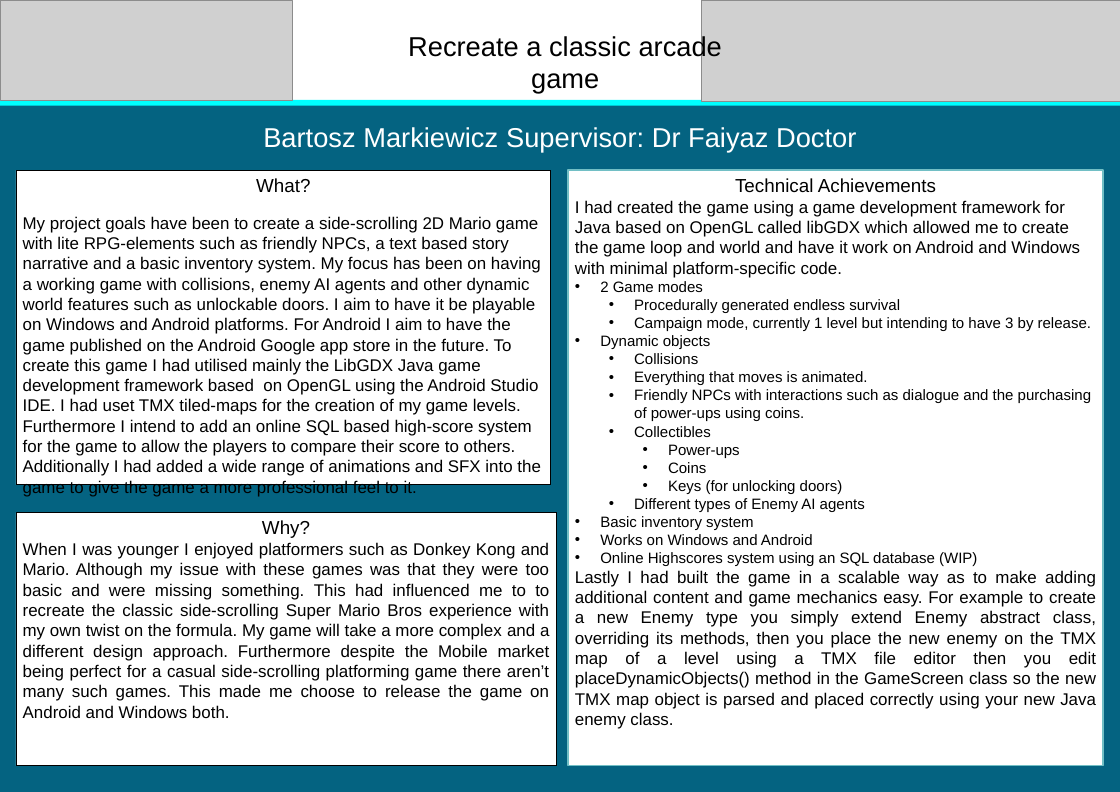
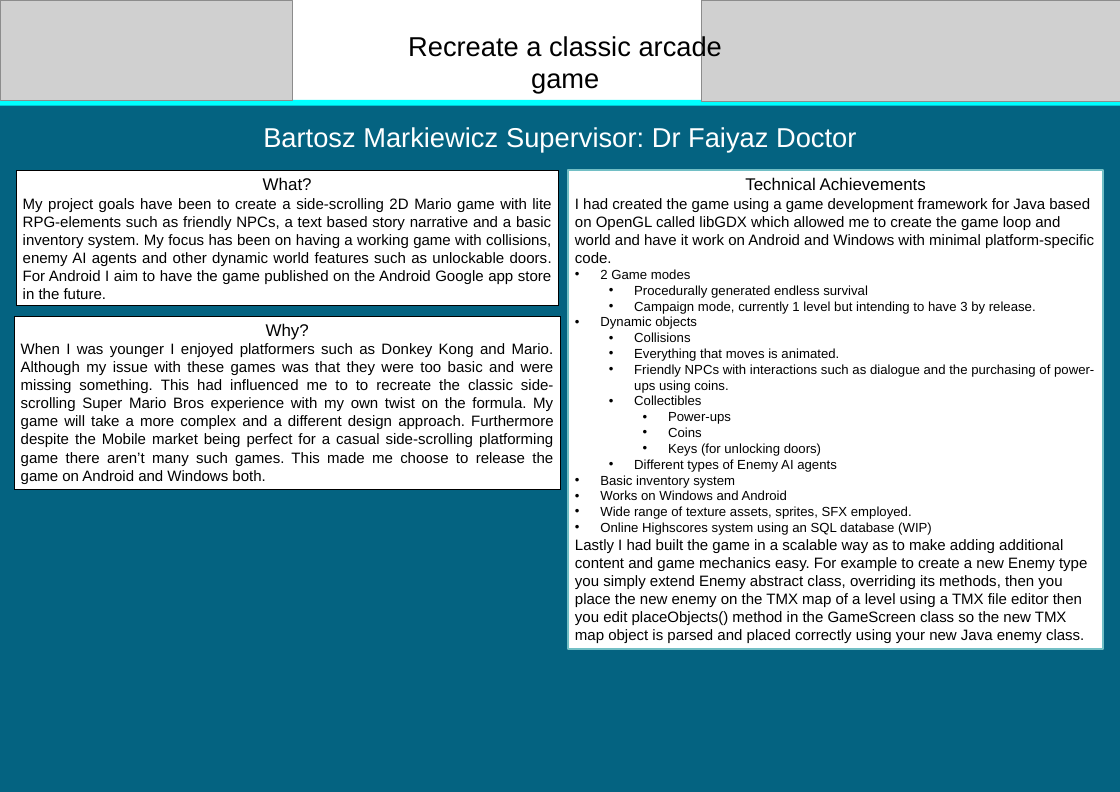
Before and after one commit to bartmarkiewicz/runnjump, a slide deck: slide 1 of CE301 Open Day Poster.pptx. Drawn at 1120x792 pixels with LibreOffice and Linux fonts; fonts in the diff are those of the drawing; grey boxes stand for pictures. Boxes give left, top, right and bottom in pixels: in the first picture for what was removed or moved away, otherwise in the second. Text is boxed around its words. In the diff, an @@ line names an element or a change of style, - is before the commit and + after.

```diff
--- a/CE301 Open Day Poster.pptx
+++ b/CE301 Open Day Poster.pptx
@@ rectangle "What?": place and size @@
-rectangle "What?" at bbox=[16, 171, 551, 485]
+rectangle "What?" at bbox=[16, 171, 559, 305]
@@ text in rectangle at bbox=[263, 177, 312, 190]: size 20 to 18 pt in "What?" @@
@@ rectangle "Technical Achievements": place and size @@
-rectangle "Technical Achievements" at bbox=[568, 171, 1103, 766]
+rectangle "Technical Achievements" at bbox=[568, 171, 1103, 649]
@@ text in rectangle at bbox=[575, 177, 1094, 535]: size 20 to 18 pt in "Technical Achievements"; size 18 to 16 pt in "I had created the game using a ..."; size 16 to 14 pt in "2 Game modes", "Procedurally generated endless survival", "Campaign mode, currently 1 level but intending ...", "Dynamic objects" and 11 more places @@
@@ text in rectangle at bbox=[23, 198, 552, 299]: text changed; size 18 to 16 pt @@
-My project goals have been to create a side-scrolling 2D Mario game with lite RPG-elements such as friendly NPCs, a text based story narrative and a basic inventory system. My focus has been on having a working game with collisions, enemy AI agents and other dynamic world features such as unlockable doors. I aim to have it be playable on Windows and Android platforms. For Android I aim to have the game published on the Android Google app store in the future. To create this game I had utilised mainly the LibGDX Java game development framework based on OpenGL using the Android Studio IDE. I had uset TMX tiled-maps for the creation of my game levels. Furthermore I intend to add an online SQL based high-score system for the game to allow the players to compare their score to others. Additionally I had added a wide range of animations and SFX into the game to give the game a more professional feel to it.
+My project goals have been to create a side-scrolling 2D Mario game with lite RPG-elements such as friendly NPCs, a text based story narrative and a basic inventory system. My focus has been on having a working game with collisions, enemy AI agents and other dynamic world features such as unlockable doors. For Android I aim to have the game published on the Android Google app store in the future.
@@ rectangle "Why?": place and size @@
-rectangle "Why?" at bbox=[16, 513, 557, 765]
+rectangle "Why?" at bbox=[14, 316, 561, 490]
@@ rectangle "Why?" at bbox=[14, 316, 561, 490]: size 20 to 18 pt in "Why?"; size 18 to 16 pt @@
@@ text in rectangle at bbox=[600, 506, 912, 519]: paragraph added @@
+• Wide range of texture assets, sprites, SFX employed.
@@ text in rectangle at bbox=[575, 539, 1087, 643]: text changed; size 18 to 16 pt @@
-Lastly I had built the game in a scalable way as to make adding additional content and game mechanics easy. For example to create a new Enemy type you simply extend Enemy abstract class, overriding its methods, then you place the new enemy on the TMX map of a level using a TMX file editor then you edit placeDynamicObjects() method in the GameScreen class so the new TMX map object is parsed and placed correctly using your new Java enemy class.
+Lastly I had built the game in a scalable way as to make adding additional content and game mechanics easy. For example to create a new Enemy type you simply extend Enemy abstract class, overriding its methods, then you place the new enemy on the TMX map of a level using a TMX file editor then you edit placeObjects() method in the GameScreen class so the new TMX map object is parsed and placed correctly using your new Java enemy class.
```
Also in this commit, not shown: 3 other files.
